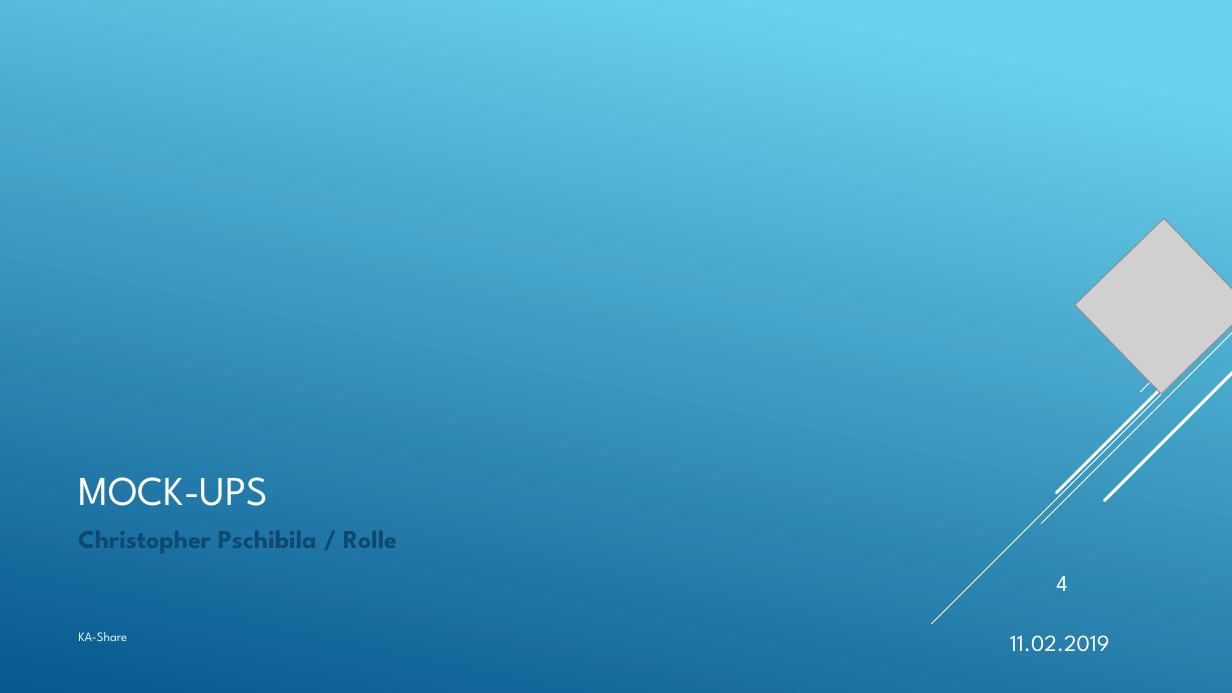
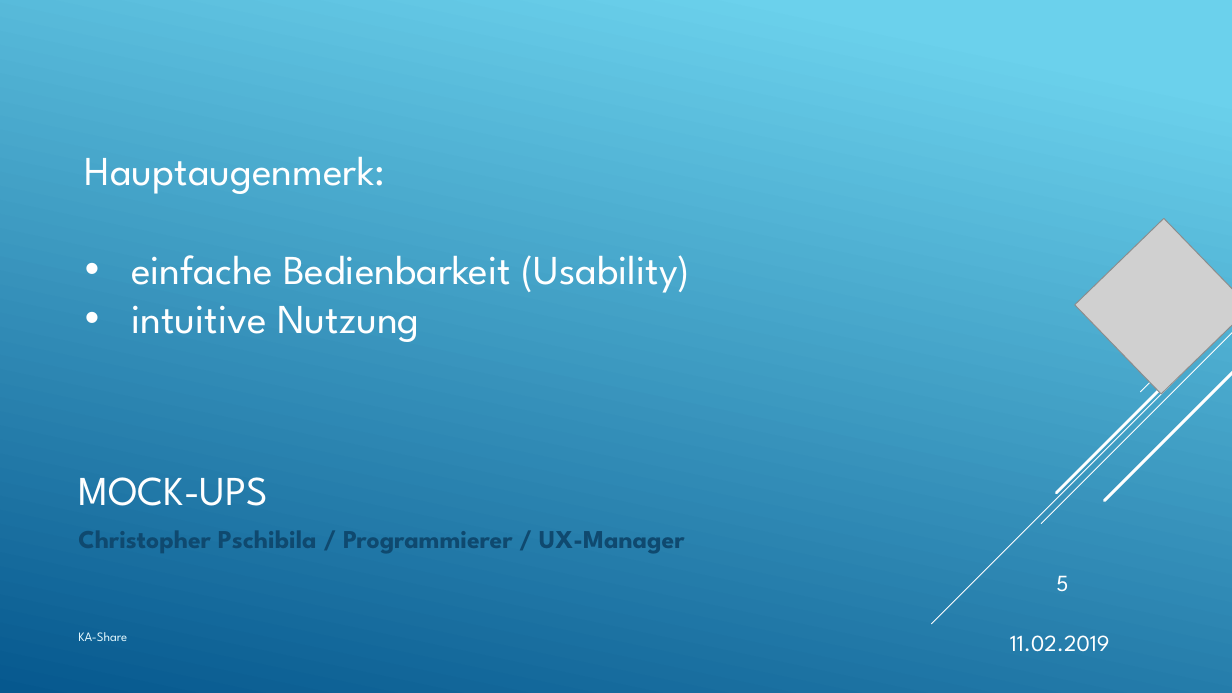
Before and after one commit to KanBen86/ProjektCarsharing, a slide deck: slide 5 of Präsentation/Statuspräsentation1.pptx (slide 4 before the commit). Drawn at 1232x693 pixels with LibreOffice and Linux fonts; fonts in the diff are those of the drawing; grey boxes stand for pictures. Boxes give left, top, right and bottom in pixels: in the first picture for what was removed or moved away, otherwise in the second. Text is boxed around its words. In the diff, an @@ line names an element or a change of style, - is before the commit and + after.

Commit message:
UX-Teil (MockUps) der 1. Statuspräsentation hinzugefügt

```diff
--- a/Präsentation/Statuspräsentation1.pptx
+++ b/Präsentation/Statuspräsentation1.pptx
@@ text added at bbox=[85, 156, 690, 342], 32 pt, text #FFFFFF @@
+Hauptaugenmerk:
+• einfache Bedienbarkeit (Usability)
+• intuitive Nutzung
@@ text at bbox=[78, 531, 685, 553]: text changed @@
-Christopher Pschibila / Rolle
+Christopher Pschibila / Programmierer / UX-Manager
@@ page number at bbox=[1056, 575, 1068, 592]: text changed @@
-4
+5
```
Also in this commit, not shown: 4 slides added.
